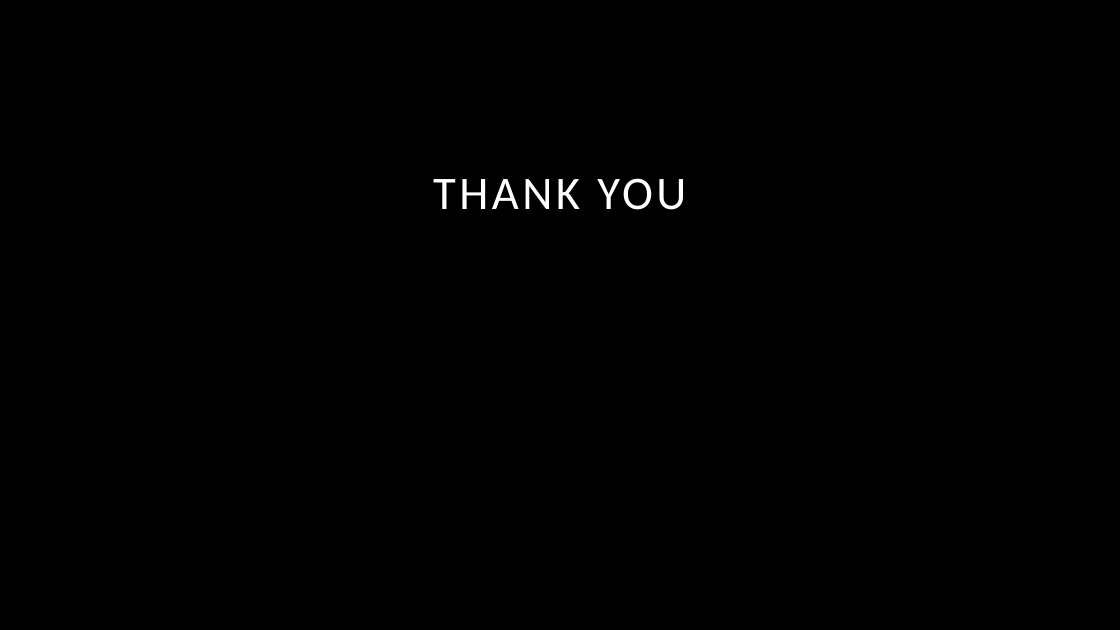
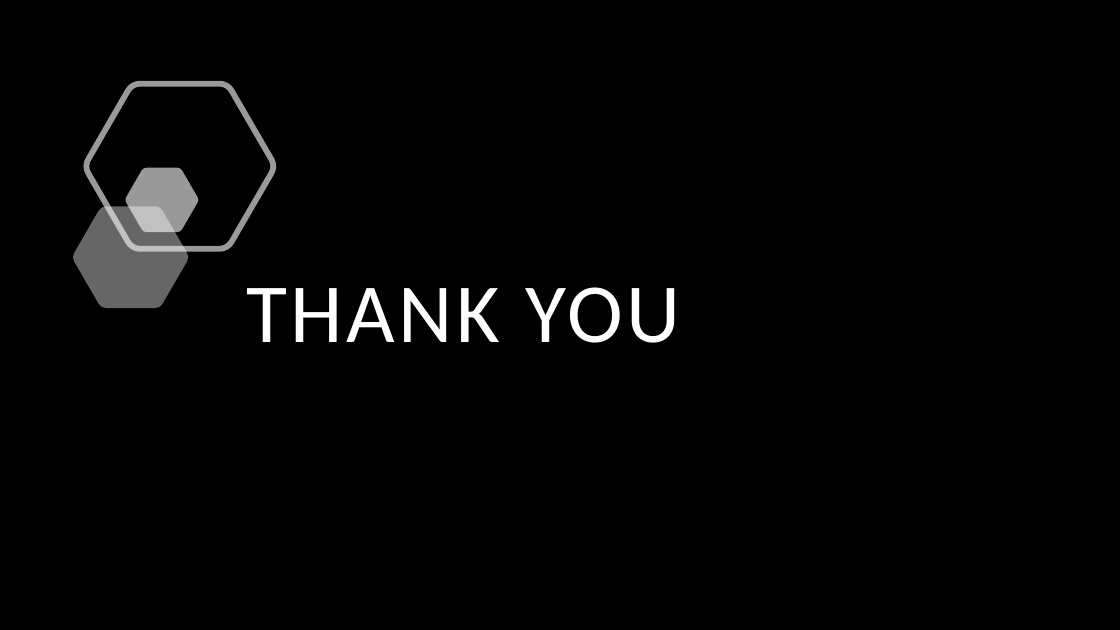
Before and after one commit to ElielGez/Malicious_URL_zdm_new_features_lee_eliel, a slide deck: slide 17 of Robust Malicious Domain Detection.pptx (slide 10 before the commit). Drawn at 1120x630 pixels with LibreOffice and Linux fonts; fonts in the diff are those of the drawing; background and template pictures are left out. Boxes give left, top, right and bottom in pixels: in the first picture for what was removed or moved away, otherwise in the second. Text is boxed around its words. In the diff, an @@ line names an element or a change of style, - is before the commit and + after.

Commit message:
update presentation

```diff
--- a/Robust Malicious Domain Detection.pptx
+++ b/Robust Malicious Domain Detection.pptx
@@ freeform shape added at box(86, 84, 274, 250), outline #FFFFFF 5 pt @@
@@ freeform shape added at box(125, 168, 198, 233), fill #FFFFFF at 60% opacity @@
@@ title "THANK YOU": place and size @@
-title "THANK YOU" at box(433, 178, 686, 210)
+title "THANK YOU" at box(246, 287, 681, 343)
@@ title "THANK YOU" at box(246, 287, 681, 343): size 40 to 72 pt; alignment centre to left; line spacing 1 to 0.9; vertical alignment middle to bottom @@
@@ freeform shape added at box(72, 207, 188, 308), fill #FFFFFF at 40% opacity @@
```
Also in this commit, not shown: 1 other slide changed, 7 slides added.
